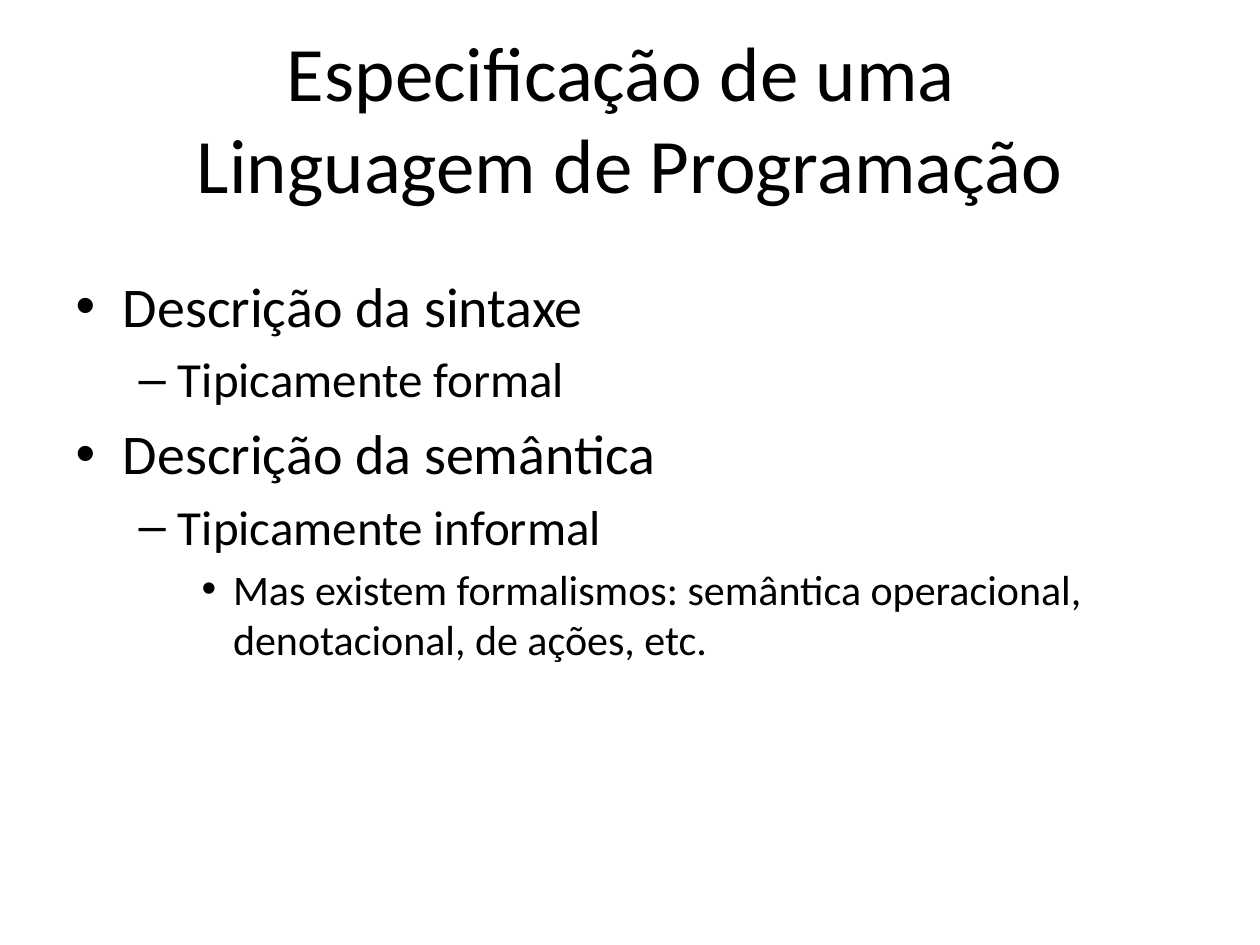
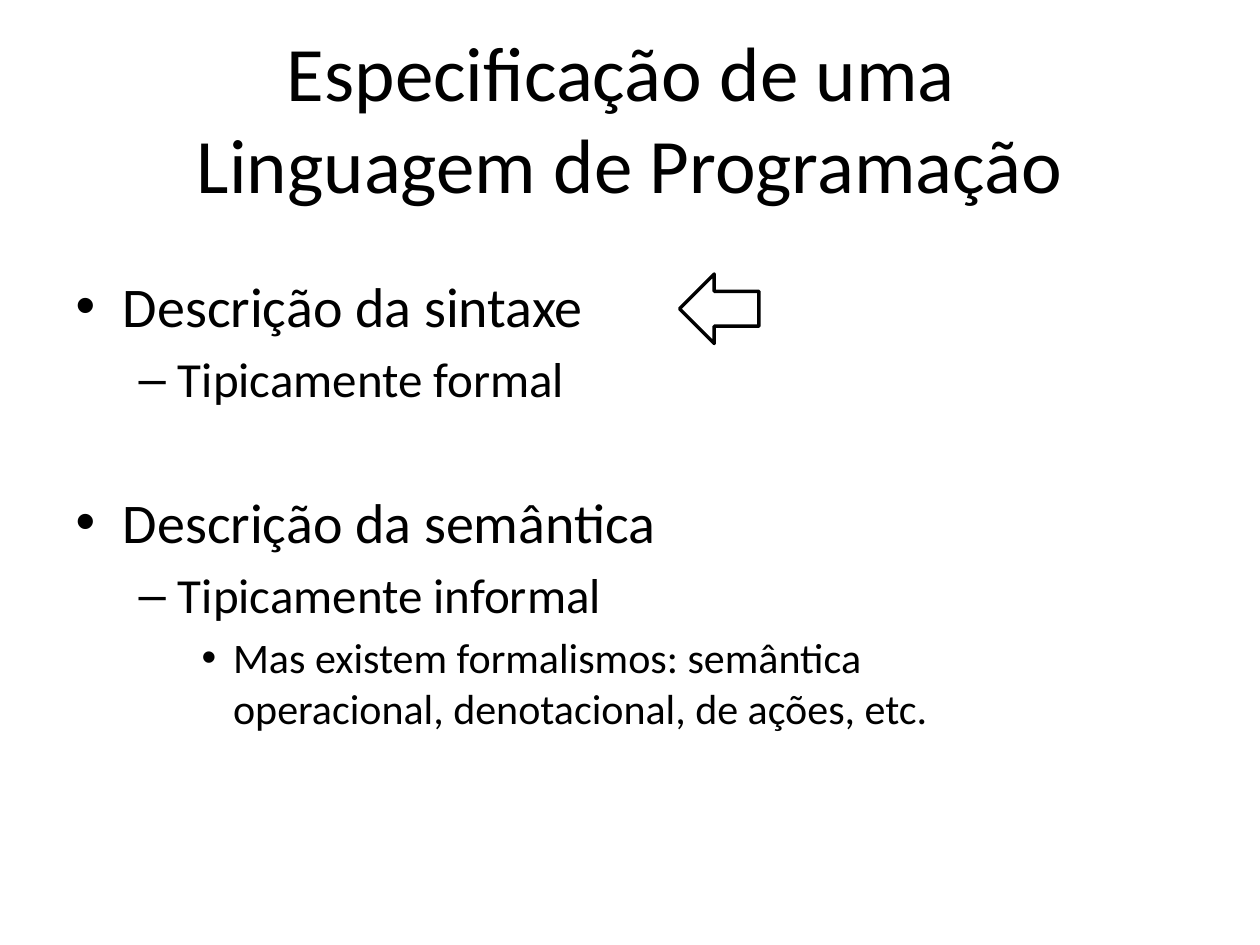
Before and after one commit to damorim/compilers-cin, a slide deck: slide 19 of slides-aulas/conceitos-basicos.pptx (slide 16 before the commit). Drawn at 1260x945 pixels with LibreOffice and Linux fonts; fonts in the diff are those of the drawing. Boxes give left, top, right and bottom in pixels: in the first picture for what was removed or moved away, otherwise in the second. Text is boxed around its words. In the diff, an @@ line names an element or a change of style, - is before the commit and + after.

```diff
--- a/slides-aulas/conceitos-basicos.pptx
+++ b/slides-aulas/conceitos-basicos.pptx
@@ text "Descrição da sintaxe" rewrapped from box(123, 288, 1082, 662) to box(123, 288, 928, 731) @@
@@ right arrow added at box(679, 275, 759, 344), fill #FFFFFF, outline #000000 2 pt @@
```
Also in this commit, not shown: 5 other slides changed, 1 slide added, 1 other file.
